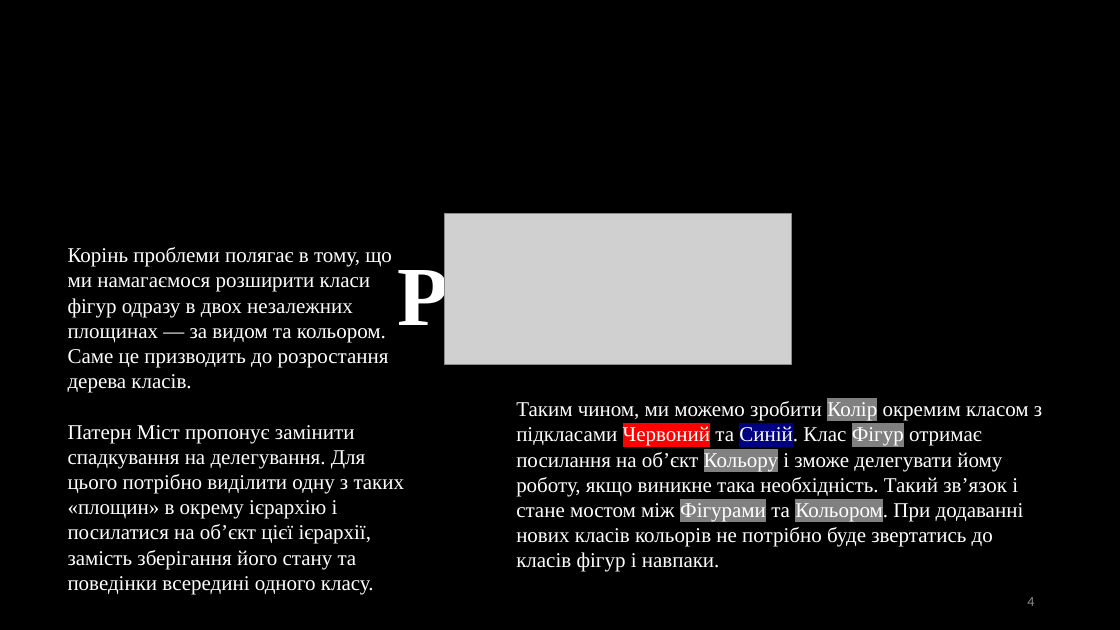
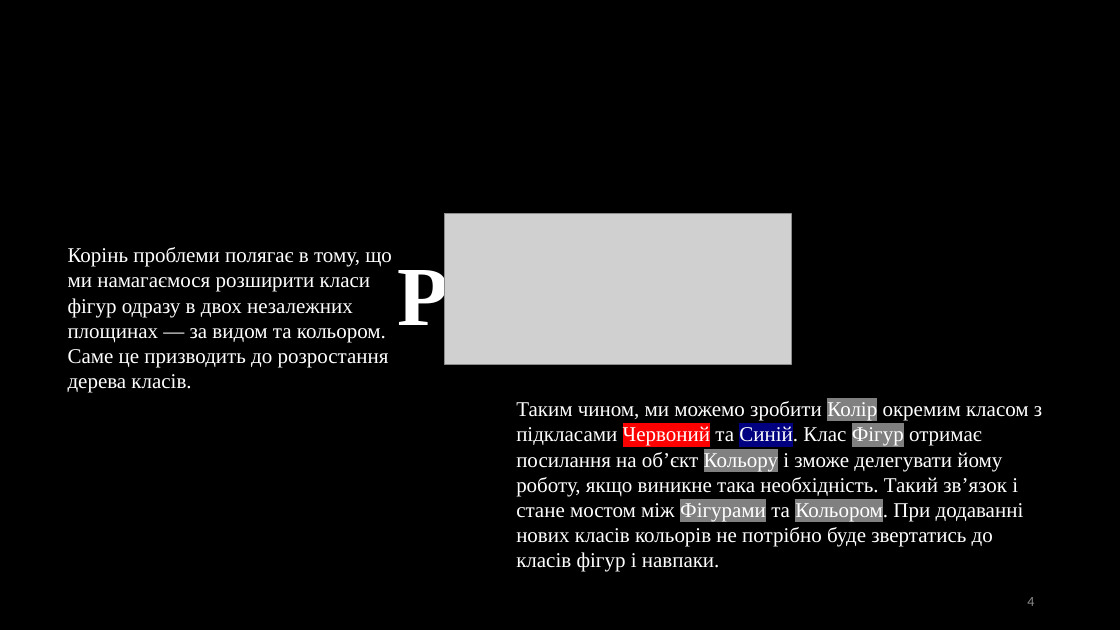
Before and after one commit to yukage1/-programming-technology-stack, a slide deck: slide 4 of Патерн Міст.pptx. Drawn at 1120x630 pixels with LibreOffice and Linux fonts; fonts in the diff are those of the drawing; grey boxes stand for pictures. Boxes give left, top, right and bottom in pixels: in the first picture for what was removed or moved away, otherwise in the second. Text is boxed around its words. In the diff, an @@ line names an element or a change of style, - is before the commit and + after.

```diff
--- a/Патерн Міст.pptx
+++ b/Патерн Міст.pptx
@@ text at (68,425,405,595): paragraph removed @@
-Патерн Міст пропонує замінити спадкування на делегування. Для цього потрібно виділити одну з таких «площин» в окрему ієрархію і посилатися на об’єкт цієї ієрархії, замість зберігання його стану та поведінки всередині одного класу.
```
Also in this commit, not shown: 4 other slides changed, 1 slide removed, 2 other files.
